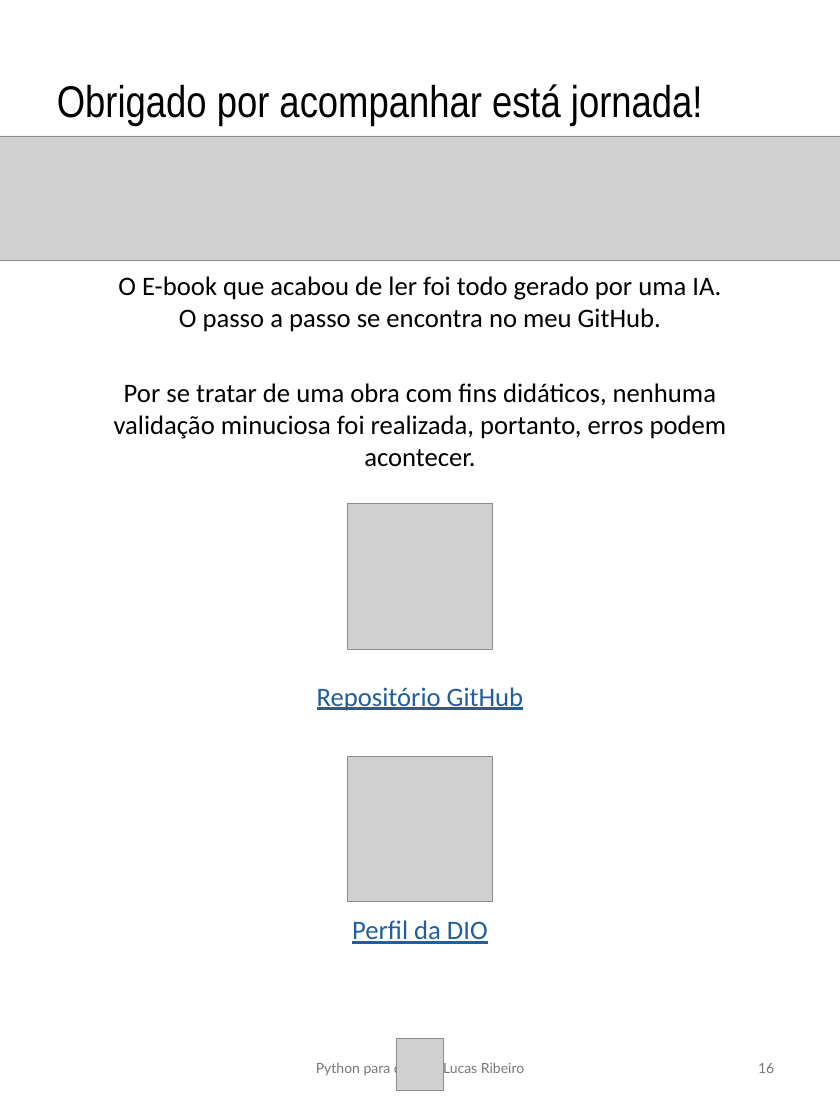
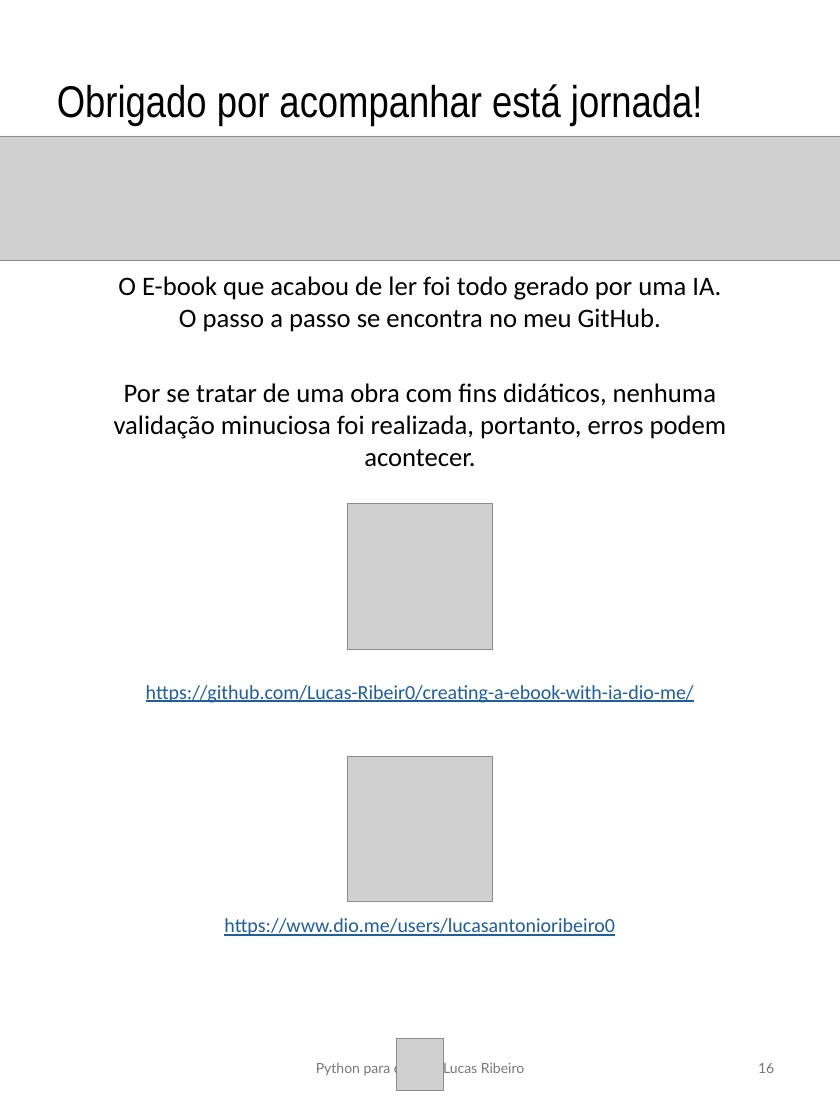
Before and after one commit to Lucas-Ribeir0/creating-a-ebook-with-ia-dio-me, a slide deck: slide 16 of output/E-BOOK_Cowboys_Dados.pptx. Drawn at 840x1120 pixels with LibreOffice and Linux fonts; fonts in the diff are those of the drawing; grey boxes stand for pictures. Boxes give left, top, right and bottom in pixels: in the first picture for what was removed or moved away, otherwise in the second. Text is boxed around its words. In the diff, an @@ line names an element or a change of style, - is before the commit and + after.

```diff
--- a/output/E-BOOK_Cowboys_Dados.pptx
+++ b/output/E-BOOK_Cowboys_Dados.pptx
@@ text at (146, 685, 694, 703): text changed; size 24 to 18 pt @@
-Repositório GitHub
+https://github.com/Lucas-Ribeir0/creating-a-ebook-with-ia-dio-me/
@@ text at (224, 918, 615, 936): text changed; size 24 to 18 pt @@
-Perfil da DIO
+https://www.dio.me/users/lucasantonioribeiro0
```
Also in this commit, not shown: 1 other file.
